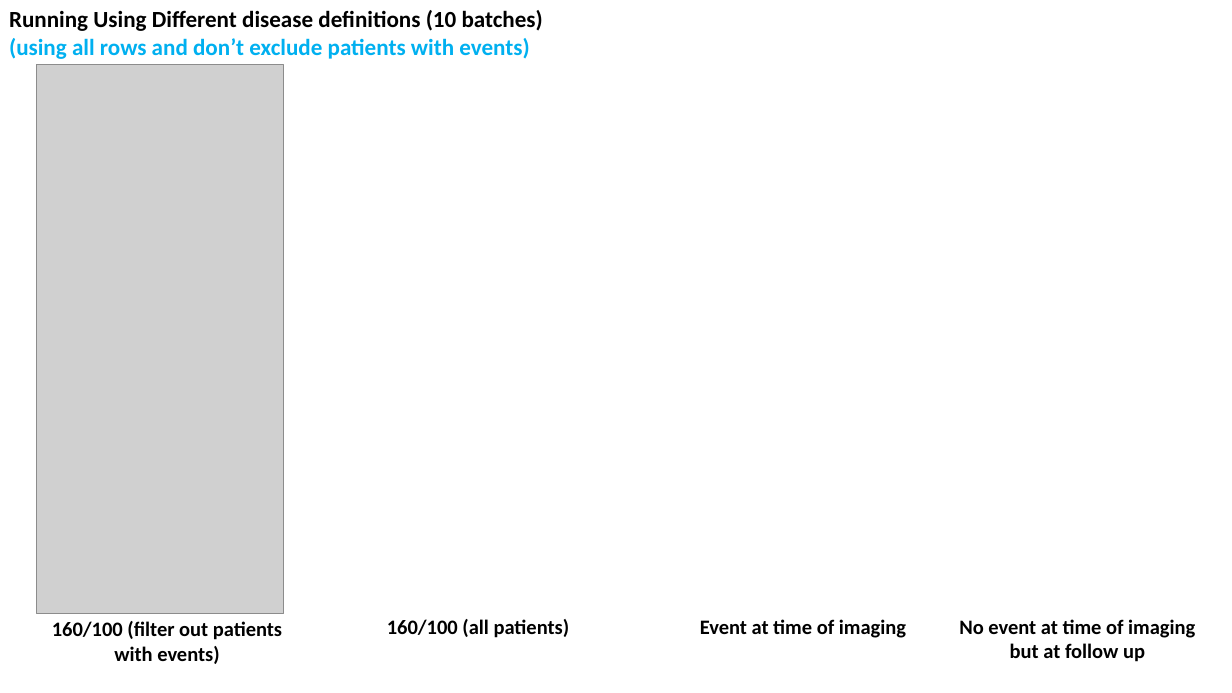
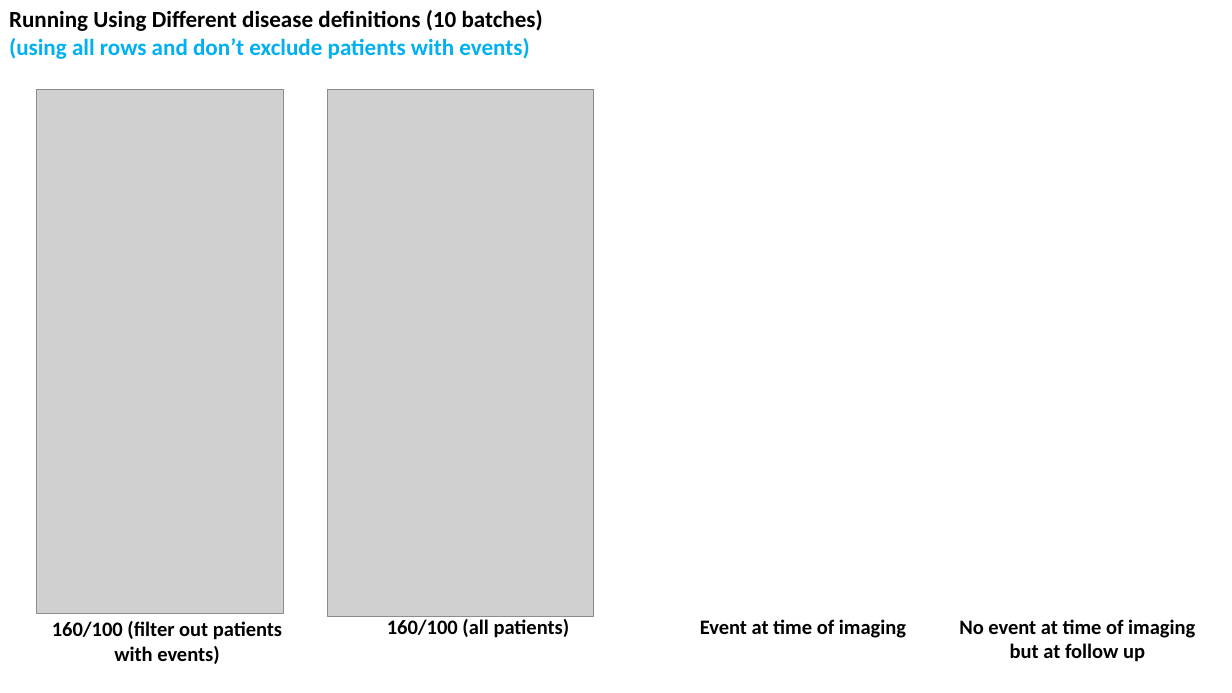
Before and after one commit to zhaohanxiong/OxfordCVM, a slide deck: slide 24 of job_results.pptx. Drawn at 1232x693 pixels with LibreOffice and Linux fonts; fonts in the diff are those of the drawing; grey boxes stand for pictures. Boxes give left, top, right and bottom in pixels: in the first picture for what was removed or moved away, otherwise in the second. Text is boxed around its words. In the diff, an @@ line names an element or a change of style, - is before the commit and + after.

Commit message:
added ppt

```diff
--- a/job_results.pptx
+++ b/job_results.pptx
@@ picture: place and size @@
-picture at bbox=[37, 65, 284, 614]
+picture at bbox=[37, 90, 284, 614]
@@ picture added at bbox=[327, 90, 593, 616] @@
@@ rectangle "160/100 (all patients)": place and size @@
-rectangle "160/100 (all patients)" at bbox=[387, 619, 570, 638]
+rectangle "160/100 (all patients)" at bbox=[355, 614, 602, 639]
```
